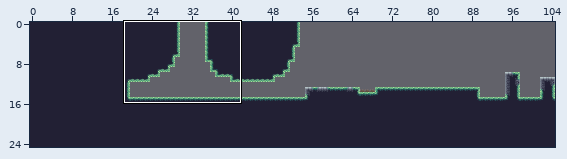
Tiled map -- citm_desvj_project_template-L08/Output/Assets/Maps/sixteen.tmx. The picture above shows the old version from afar; the outline marks the close-up.
Close-up. Before the edit:
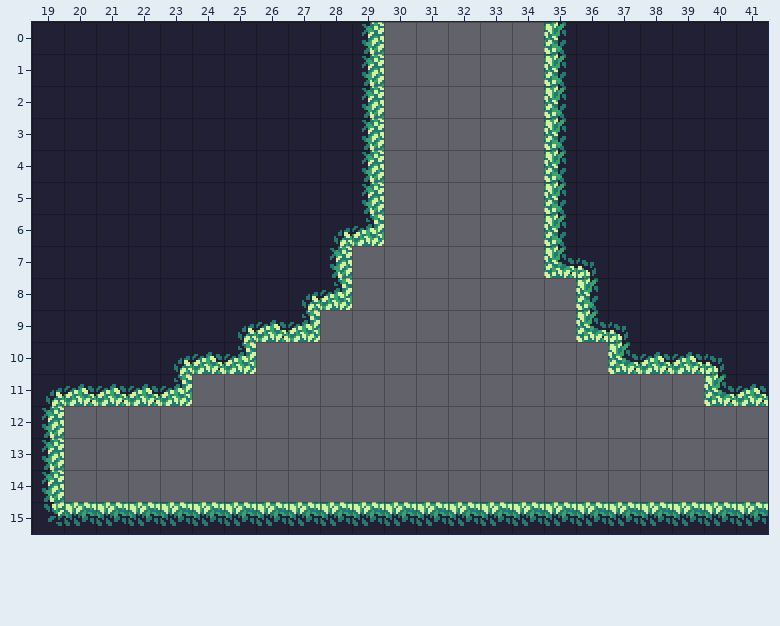
Cells are 16x16 px. Shown: x 19..41, y 0..15. The commit also changed other parts of the map, which this record leaves out. Not drawn, because the pictures are missing: unchanged layers "parallax2", "parallax3", "parallax4".
The same view after the edit:
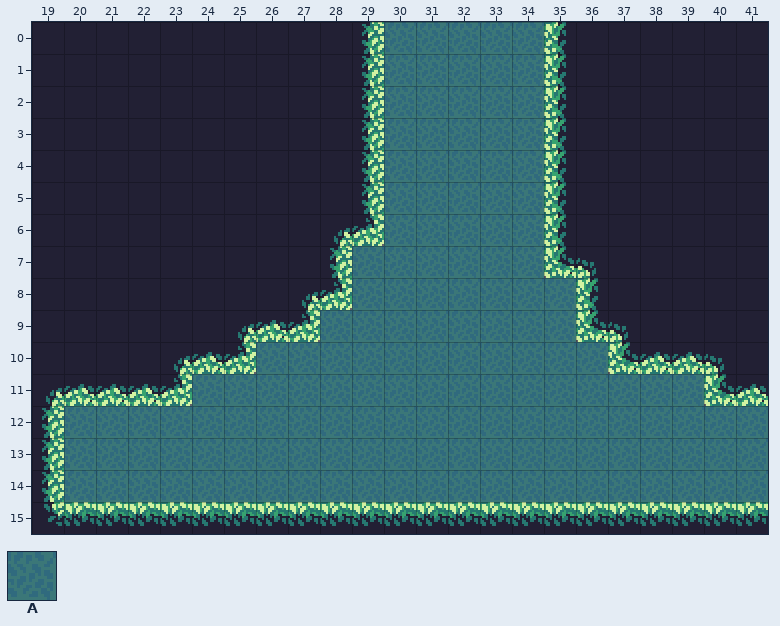
Key: from "GD-tileset16": A 22.
_ is an empty cell.
Tiles of an added or newly shown layer are drawn over the layers below it.
Diff:
Layer "Navigation" (now shown):
y 0..6: x 30..34 _____ -> AAAAA
y 7: x 29..34 ______ -> AAAAAA
y 8: x 29..35 _______ -> AAAAAAA
y 9: x 28..35 ________ -> AAAAAAAA
y 10: x 26..36 ___________ -> AAAAAAAAAAA
y 11: x 24..39 ________________ -> AAAAAAAAAAAAAAAA
y 12..14: x 20..41 ______________________ -> AAAAAAAAAAAAAAAAAAAAAA
